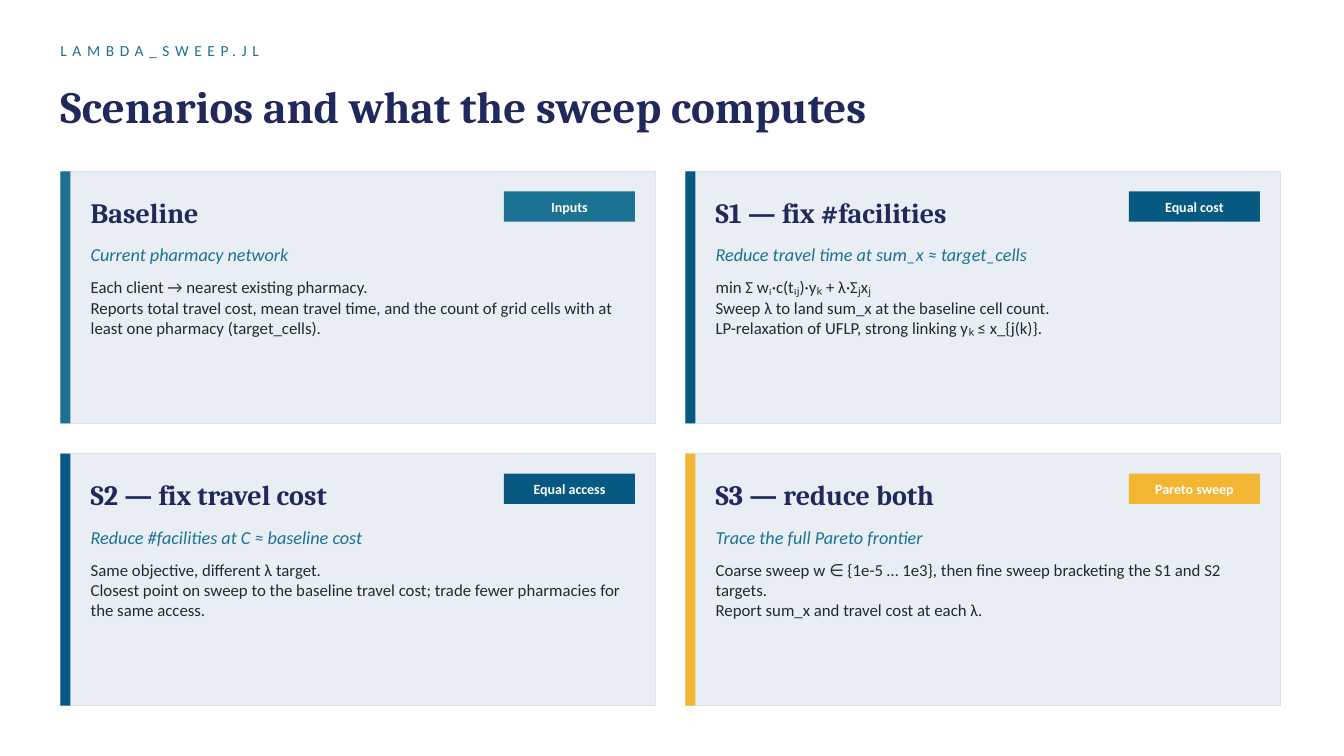
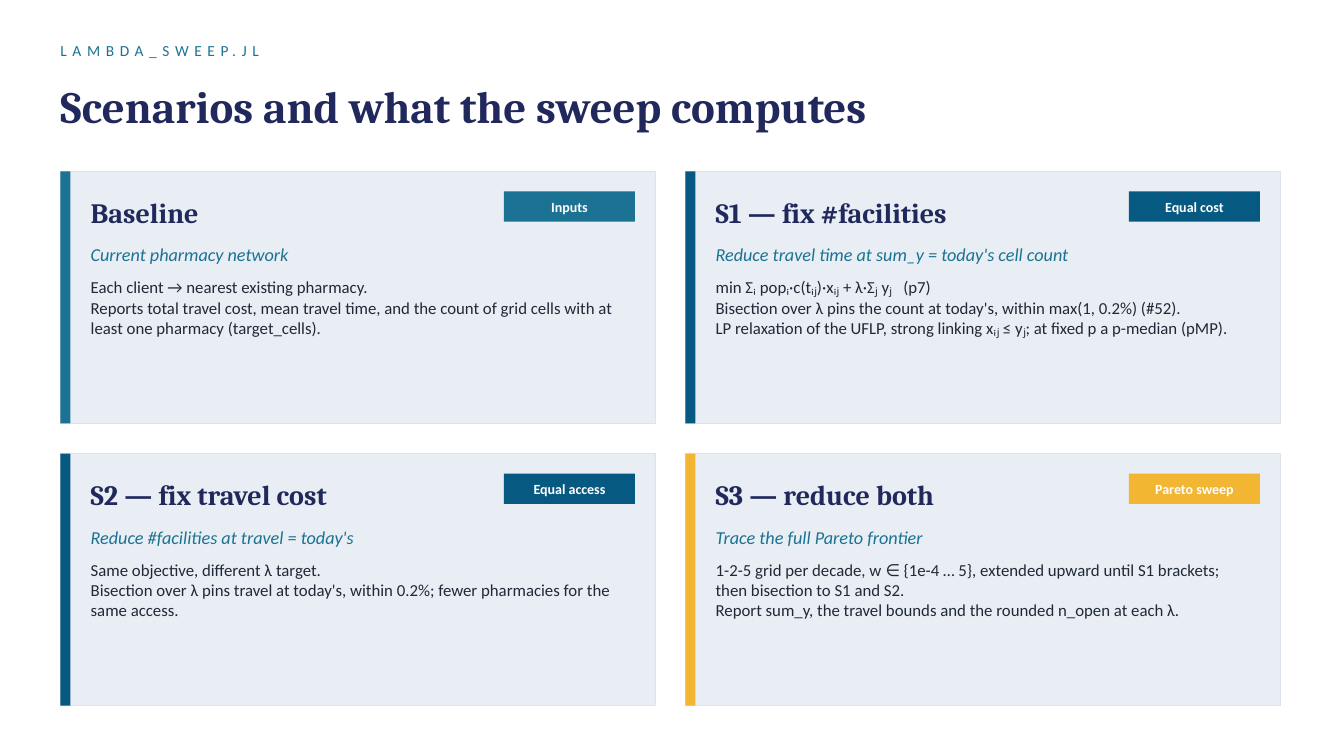
Before and after one commit to ObjectVision/NetworkModel_EU, a slide deck: slide 11 of doc/lambda_sweep5.pptx. Drawn at 1344x756 pixels with LibreOffice and Linux fonts; fonts in the diff are those of the drawing. Boxes give left, top, right and bottom in pixels: in the first picture for what was removed or moved away, otherwise in the second. Text is boxed around its words. In the diff, an @@ line names an element or a change of style, - is before the commit and + after.

```diff
--- a/doc/lambda_sweep5.pptx
+++ b/doc/lambda_sweep5.pptx
@@ text at (716, 248, 1068, 264): text changed @@
-Reduce travel time at sum_x ≈ target_cells
+Reduce travel time at sum_y = today's cell count
@@ text at (716, 281, 1227, 337): text changed @@
-min Σ wᵢ·c(tᵢⱼ)·yₖ + λ·Σⱼxⱼ
-Sweep λ to land sum_x at the baseline cell count.
-LP-relaxation of UFLP, strong linking yₖ ≤ x_{j(k)}.
+min Σᵢ popᵢ·c(tᵢⱼ)·xᵢⱼ + λ·Σⱼ yⱼ (p7)
+Bisection over λ pins the count at today's, within max(1, 0.2%) (#52).
+LP relaxation of the UFLP, strong linking xᵢⱼ ≤ yⱼ; at fixed p a p-median (pMP).
@@ text at (91, 531, 354, 547): text changed @@
-Reduce #facilities at C ≈ baseline cost
+Reduce #facilities at travel = today's
@@ text at (716, 564, 1219, 619): text changed @@
-Coarse sweep w ∈ {1e-5 … 1e3}, then fine sweep bracketing the S1 and S2 targets.
-Report sum_x and travel cost at each λ.
+1-2-5 grid per decade, w ∈ {1e-4 … 5}, extended upward until S1 brackets; then bisection to S1 and S2.
+Report sum_y, the travel bounds and the rounded n_open at each λ.
@@ text at (91, 584, 610, 616): text changed @@
-Closest point on sweep to the baseline travel cost; trade fewer pharmacies for the same access.
+Bisection over λ pins travel at today's, within 0.2%; fewer pharmacies for the same access.
```
Also in this commit, not shown: 12 other slides changed, 2 slides added, 1 slide removed, 5 other files.
